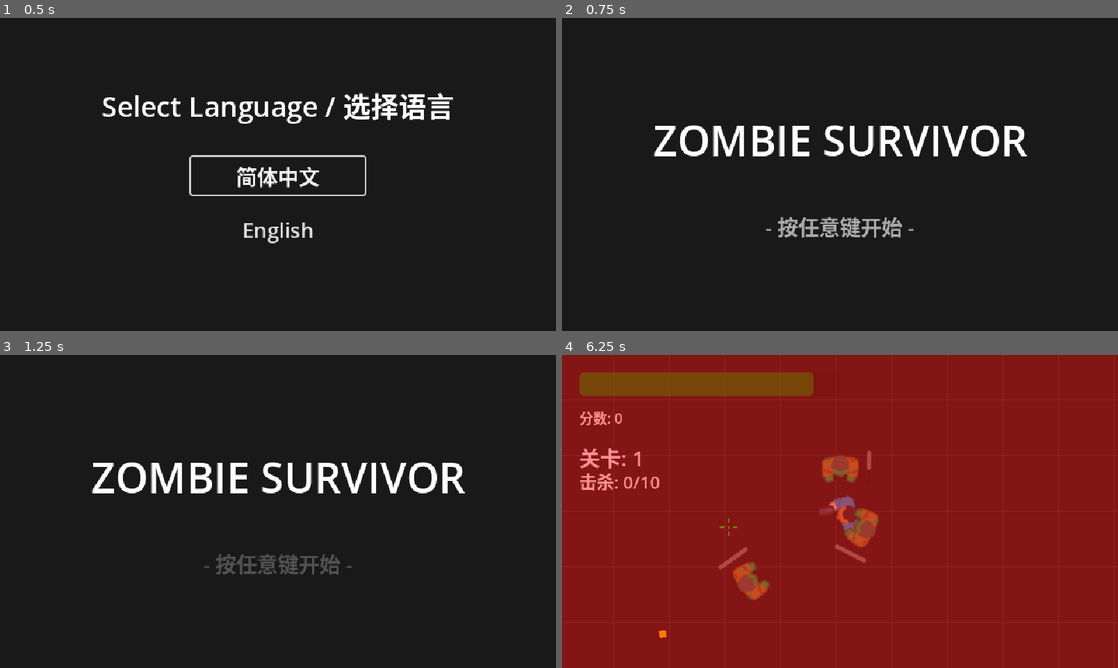
Above: before the commit, frames 1-4 (two rows, left to right).
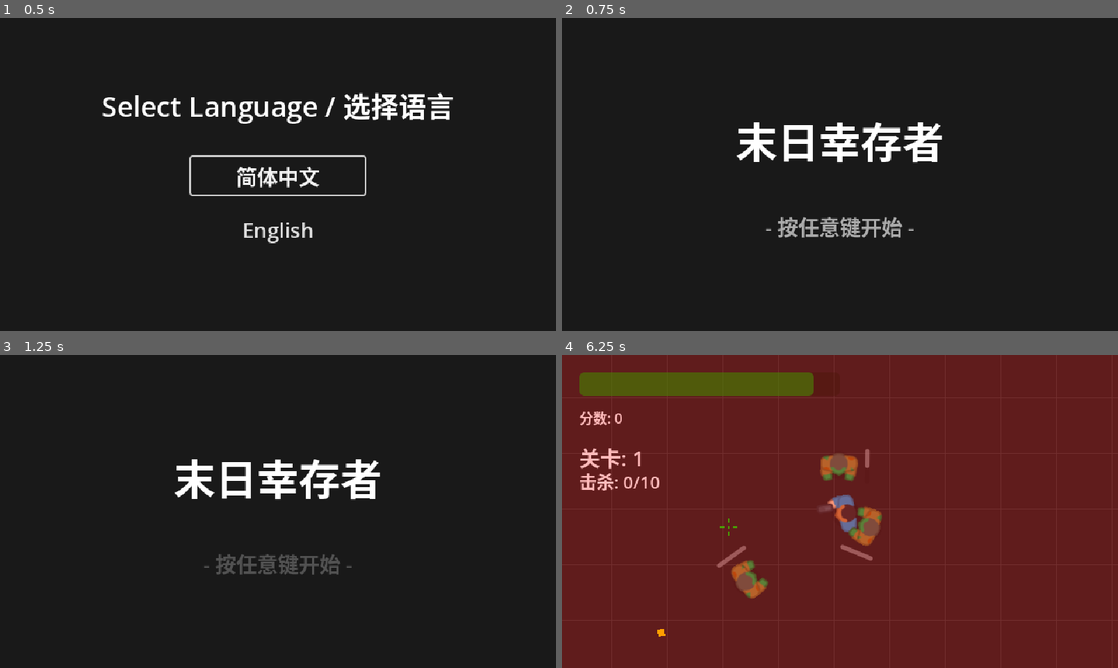
Above: after the commit, the same moments.

Repository: lolieatapple/godot-game
Game: Godot game, scene res://LanguageSelection.tscn
The game is run twice, just before and just after one commit, with the same random seed, the same clock (stepped at 60 frames per second) and the same inputs.
Inputs (mouse positions are in pixels of both pictures, inside the frame that each line leads up to):
- Up to frame 1 (0.5 s): no input
- Up to frame 2 (0.75 s): click "简体中文" at 0.5 s
- Up to frame 3 (1.25 s): no input
- Up to frame 4 (6.25 s): tap Enter (ui_accept) at 1.25, 1.52, 2, 2.27, 2.75, 3.77, 4.52, 5.27 s; move the mouse to (812, 574) at 1.27 s; hold W (move_up) 1.28-2.78 s; click (812, 574) at 1.42 s; move the mouse to (1006, 558) at 2.02 s; move the mouse to (673, 464) at 2.77 s; hold A (move_left) 2.78-4.28 s; move the mouse to (867, 511) at 3.52 s; click (867, 511) at 3.67 s; move the mouse to (756, 433) at 4.27 s; hold S (move_down) 4.28-5.03 s; move the mouse to (962, 495) at 5.02 s; hold D (move_right) 5.03-5.78 s; move the mouse to (728, 527) at 5.77 s; hold W (move_up) from 5.78 s (still down); click (728, 527) at 5.92 s

Frame 1 is identical in both runs. In frame 2, 3.6% of the frame differs, in the area x 16-84%, y 33-47%; in frame 3, 3.6%; in frame 4, 100%, in the area x 0-100%, y 0-100%.

Commit message:
update language

Diff:
--- a/LocalizationManager.gd
+++ b/LocalizationManager.gd
@@ -33,7 +33,8 @@
 		"game_over": "游戏结束",
 		"final_score": "最终得分: ",
 		"play_again": "再玩一次",
-		"menu": "返回主菜单"
+		"menu": "返回主菜单",
+		"game_title": "末日幸存者"
 	},
 	"en": {
 		"press_any_key": "- Press Any Key to Start -",
@@ -63,7 +64,8 @@
 		"game_over": "GAME OVER",
 		"final_score": "Final Score: ",
 		"play_again": "Play Again",
-		"menu": "Main Menu"
+		"menu": "Main Menu",
+		"game_title": "ZOMBIE SURVIVOR"
 	}
 }
 
--- a/StartScreen.gd
+++ b/StartScreen.gd
@@ -2,6 +2,7 @@
 
 func _ready():
 	# 更新文本
+	$TitleLabel.text = LocalizationManager.get_text("game_title")
 	$PressKeyLabel.text = LocalizationManager.get_text("press_any_key")
 
 	# 简单的闪烁动画
--- a/Zombie.gd
+++ b/Zombie.gd
@@ -3,7 +3,7 @@
 signal zombie_killed(points: int)
 
 @export var speed: float = 100.0  # 降低初始速度
-@export var attack_range: float = 20.0
+@export var attack_range: float = 40.0
 @export var damage: float = 10.0
 @export var attack_cooldown: float = 1.0
 @export var score_value: int = 10
@@ -62,6 +62,13 @@
 
 		# move_and_slide() automatically handles collision with other CharacterBody2D zombies
 		move_and_slide()
+
+		# 检查是否撞到了玩家（处理贴脸伤害）
+		for i in get_slide_collision_count():
+			var collision = get_slide_collision(i)
+			if collision.get_collider() == player and can_attack:
+				attack_player()
+				break
 
 		# Face the player
 		look_at(player.global_position)
